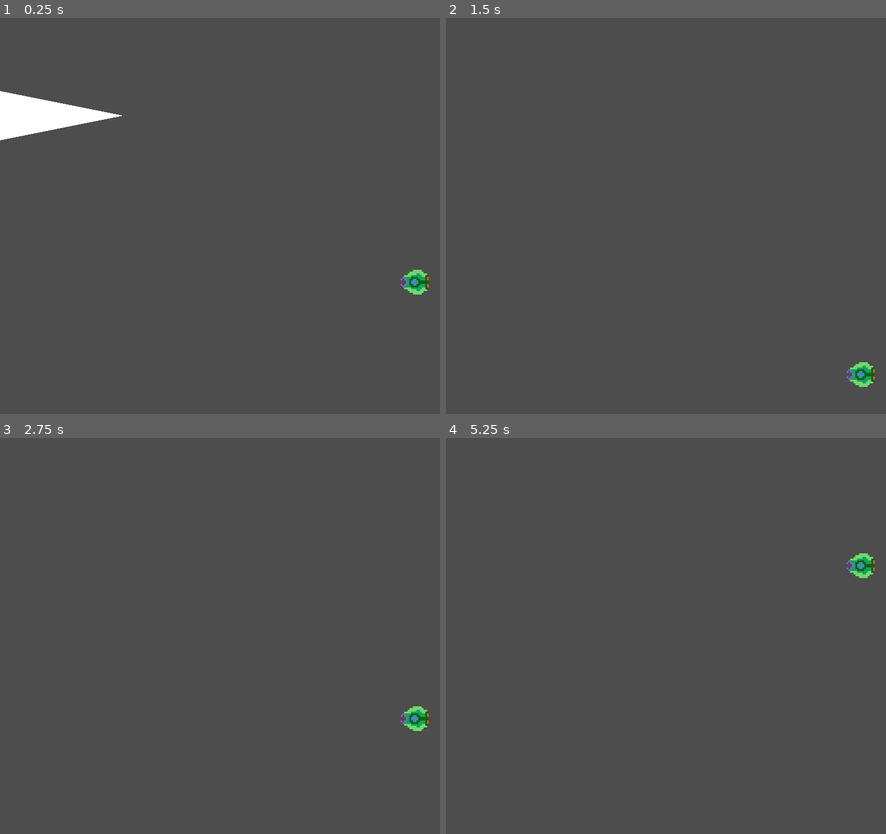
Above: before the commit, frames 1-4 (two rows, left to right).
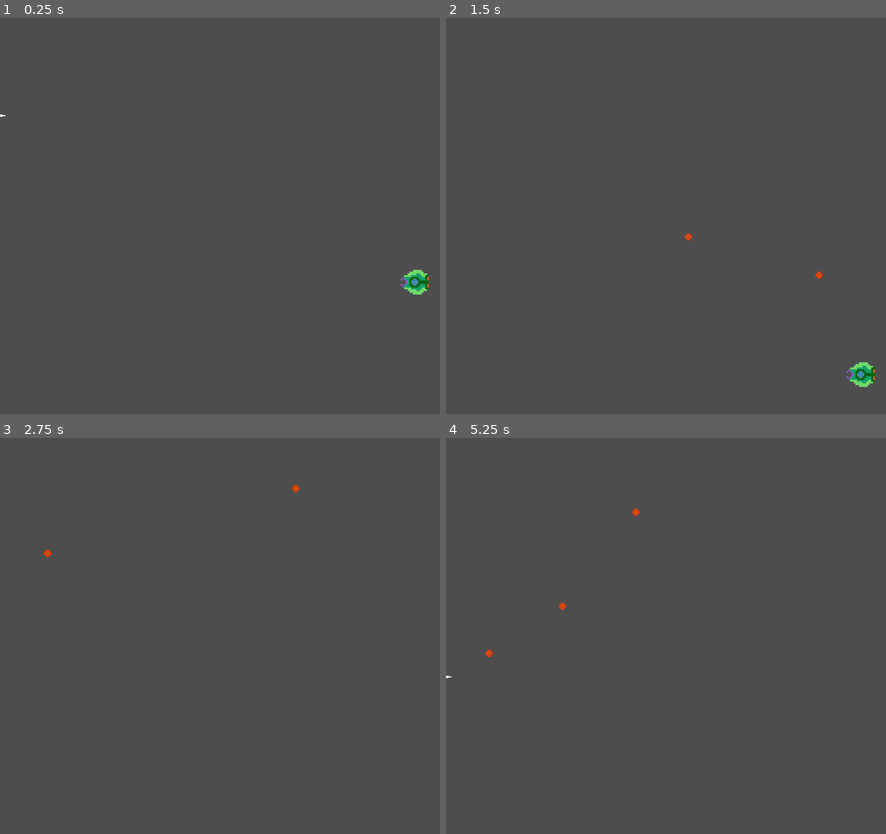
Above: after the commit, the same moments.

Repository: ratsinyourwalls/videoludiko
Game: Godot game, scene res://main.tscn
Two runs of this game, one before a commit and one after it. Both use one fixed random seed, a clock stepped at 60 frames per second and the inputs below.
Inputs:
- Up to frame 1 (0.25 s): no input
- Up to frame 2 (1.5 s): hold D (RIGHT) 0.53-1.28 s; hold Space (FIRE) 0.53-1.28 s; hold S (DOWN) from 1.28 s (still down); tap Space (FIRE) at 1.35 s
- Up to frame 3 (2.75 s): release S (DOWN) at 2.03 s; hold D (RIGHT) from 2.03 s (still down); hold Space (FIRE) from 2.03 s (still down)
- Up to frame 4 (5.25 s): release D (RIGHT) at 2.78 s; release Space (FIRE) at 2.78 s; hold W (UP) 2.78-3.53 s; tap Space (FIRE) at 2.85, 4.35 s; hold Space (FIRE) 3.53-4.28 s; hold A (LEFT) 3.53-5.03 s; hold S (DOWN) from 5.03 s (still down); hold Space (FIRE) from 5.03 s (still down)

The runs differ from the first frame. In frame 1, 1.7% of the frame differs, in the area x 0-28%, y 18-31%; in frame 2, less than 0.1%; in frame 3, 0.3%; in frame 4, 0.4%.

Commit message:
Bullets now travel in any direction!

Diff:
--- a/bullet.gd
+++ b/bullet.gd
@@ -4,8 +4,9 @@
 
 var start_time
 var start_pos
-var speed = 0
+var speed :Vector2
 var wobble = 1
+var last_wobbling = Vector2.ZERO
 # Called when the node enters the scene tree for the first time.
 func _ready() -> void:
 	start_pos = position
@@ -14,8 +15,11 @@
 
 # Called every frame. 'delta' is the elapsed time since the previous frame.
 func _process(delta: float) -> void:
-	position.y = start_pos.y + sin((position.x-start_pos.x)/100.0)*50.0 * wobble
-	position.x += delta * speed
+	var wobbling = Vector2.ZERO
+	wobbling.y = sin(position.distance_to(start_pos)/16.0)*16.0*wobble
+	wobbling = wobbling.rotated(speed.angle())
+	position += delta * speed + wobbling - last_wobbling
+	last_wobbling = wobbling
 
 
 func _on_visible_on_screen_notifier_2d_screen_exited() -> void:
--- a/bullet.tscn
+++ b/bullet.tscn
@@ -1,26 +1,26 @@
-[gd_scene load_steps=3 format=3 uid="uid://cdwc3s47ov75c"]
+[gd_scene load_steps=4 format=3 uid="uid://cdwc3s47ov75c"]
 
 [ext_resource type="Script" path="res://bullet.gd" id="1_rq4xy"]
+[ext_resource type="Texture2D" uid="uid://do0dbcl0io0dg" path="res://Bullet.png" id="2_j2bnu"]
 
-[sub_resource type="CircleShape2D" id="CircleShape2D_dh1th"]
-radius = 24.0
+[sub_resource type="RectangleShape2D" id="RectangleShape2D_rco6a"]
+size = Vector2(10, 10)
 
 [node name="Bullet" type="Area2D"]
 collision_layer = 2
 collision_mask = 0
 script = ExtResource("1_rq4xy")
 
-[node name="Polygon2D" type="Polygon2D" parent="."]
-scale = Vector2(0.2, 0.2)
-color = Color(1, 0.0823529, 0.0862745, 1)
-polygon = PackedVector2Array(-24, 0, -16, -16, 0, -24, 16, -16, 24, 0, 16, 16, 0, 24, -16, 16)
-
 [node name="VisibleOnScreenNotifier2D" type="VisibleOnScreenNotifier2D" parent="."]
 position = Vector2(0, -40)
 rect = Rect2(-10, -10, 20, 100)
 
 [node name="CollisionShape2D" type="CollisionShape2D" parent="."]
+position = Vector2(-8, 8)
 scale = Vector2(0.2, 0.2)
-shape = SubResource("CircleShape2D_dh1th")
+shape = SubResource("RectangleShape2D_rco6a")
+
+[node name="Sprite2D" type="Sprite2D" parent="."]
+texture = ExtResource("2_j2bnu")
 
 [connection signal="screen_exited" from="VisibleOnScreenNotifier2D" to="." method="_on_visible_on_screen_notifier_2d_screen_exited"]
--- a/enemy.gd
+++ b/enemy.gd
@@ -25,7 +25,14 @@
 func _on_shoot_timer_timeout() -> void:
 	var bull = bullet.instantiate()
 	bull.position = position
-	bull.position.x -= 50
-	bull.speed = -1000.0
-	bull.wobble = 2.0
-	$Node.add_child(bull)
+	bull.position.x -= 9
+	var player = get_node_or_null("/root/Main/Player")
+	if player == null: return
+	# var angle = bull.global_position.angle_to(player.global_position)
+	var angle = player.global_position - bull.global_position
+	angle = angle.normalized()
+	bull.speed = angle * 100.0
+	# bull.speed = Vector2(100.0,0).rotated(angle)
+	print(bull.speed)
+	bull.wobble = 0.2
+	get_parent().add_child(bull)
--- a/enemy.tscn
+++ b/enemy.tscn
@@ -4,8 +4,9 @@
 [ext_resource type="PackedScene" uid="uid://cdwc3s47ov75c" path="res://bullet.tscn" id="2_egswu"]
 [ext_resource type="Texture2D" uid="uid://brp76drjemeb" path="res://Enemy.png" id="3_ptthm"]
 
-[sub_resource type="RectangleShape2D" id="RectangleShape2D_boddm"]
-size = Vector2(48, 32)
+[sub_resource type="CapsuleShape2D" id="CapsuleShape2D_fmbmy"]
+radius = 7.0
+height = 14.0
 
 [node name="Enemy" type="Area2D"]
 collision_layer = 4
@@ -15,8 +16,8 @@
 metadata/_edit_group_ = true
 
 [node name="CollisionShape2D" type="CollisionShape2D" parent="."]
-position = Vector2(-8, 0)
-shape = SubResource("RectangleShape2D_boddm")
+rotation = -3.14159
+shape = SubResource("CapsuleShape2D_fmbmy")
 debug_color = Color(0.576471, 0.505882, 0.607843, 0.733333)
 
 [node name="ShootTimer" type="Timer" parent="."]
--- a/player.gd
+++ b/player.gd
@@ -24,8 +24,8 @@
 			$ShootTimer.start(0.05)
 			var bull = bullet.instantiate()
 			bull.position = position
-			bull.position.x += 70.0
-			bull.speed = 1000.0
+			bull.position.x += 16.0
+			bull.speed = Vector2(500.0,0)
 			$Node.add_child(bull)
 
 	position += dir.normalized()*delta*speed
--- a/player.tscn
+++ b/player.tscn
@@ -13,13 +13,11 @@
 bullet = ExtResource("2_m726r")
 
 [node name="Polygon2D" type="Polygon2D" parent="."]
-position = Vector2(-30, 0)
-scale = Vector2(20, 20)
+position = Vector2(-1, 0)
 polygon = PackedVector2Array(5, 0, 0, -1, 0, 1)
 
 [node name="CollisionShape2D" type="CollisionShape2D" parent="."]
-position = Vector2(1.90735e-06, 0)
-scale = Vector2(20, 20)
+position = Vector2(0.5, 0)
 shape = SubResource("RectangleShape2D_i2s52")
 
 [node name="ShootTimer" type="Timer" parent="."]
Binary file added: Bullet.png
Not shown, added: Bullet.png.import
Not shown, added: Bullet.pxo
